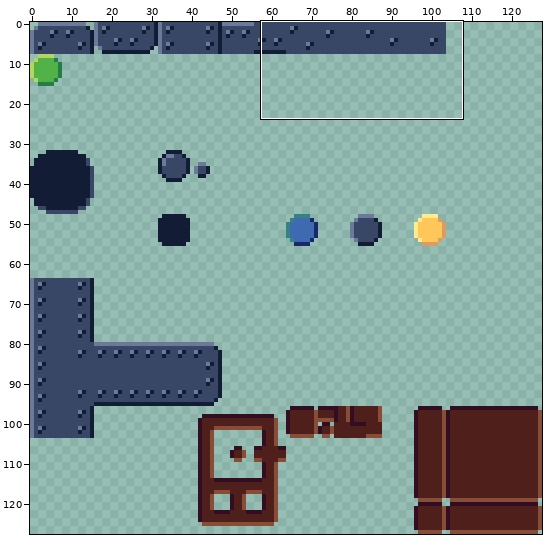
A sprite sheet gets an edit: assets/spritesheet.png. Above: a wide view before the commit, with the close-up outlined.
Close-up. First the earlier version:
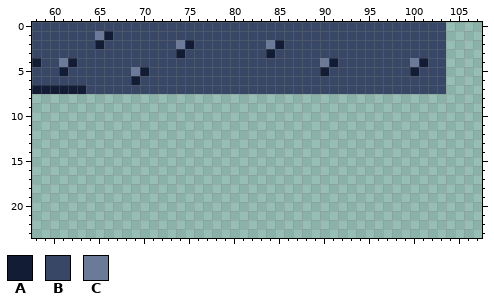
The file is 128x128 pixels. Shown: x 58..107, y 0..23.
Palette (. is transparent): A #121d35  B #384766  C #6b7a99
Pixels before, first column x 58:
0 BBBBBBBBBBBBBBBBBBBBBBBBBBBBBBBBBBBBBBBBBBBBBB
1 BBBBBBBCABBBBBBBBBBBBBBBBBBBBBBBBBBBBBBBBBBBBB
2 BBBBBBBABBBBBBBBCABBBBBBBBCABBBBBBBBBBBBBBBBBB
3 BBBBBBBBBBBBBBBBABBBBBBBBBABBBBBBBBBBBBBBBBBBB
4 ABBCABBBBBBBBBBBBBBBBBBBBBBBBBBBCABBBBBBBBCABB
5 BBBABBBBBBBCABBBBBBBBBBBBBBBBBBBABBBBBBBBBABBB
6 BBBBBBBBBBBABBBBBBBBBBBBBBBBBBBBBBBBBBBBBBBBBB
7 AAAAAABBBBBBBBBBBBBBBBBBBBBBBBBBBBBBBBBBBBBBBB
And afterwards:
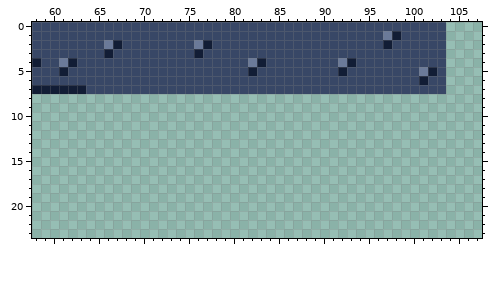
Commit: Made it possible to complete levels. Added a new level.
Difference:
Changed rows in their new state; - is an unchanged pixel.
first column x 65:
 1 BB------------------------------CA----
 2 BCA------BBCA------BB-----------A-----
 3 -A-------B-A-------B------------------
 4 -----------------CA------BBCA------BB-
 5 ----BB-----------A-------B-A-------BCA
 6 ----B-------------------------------A-
